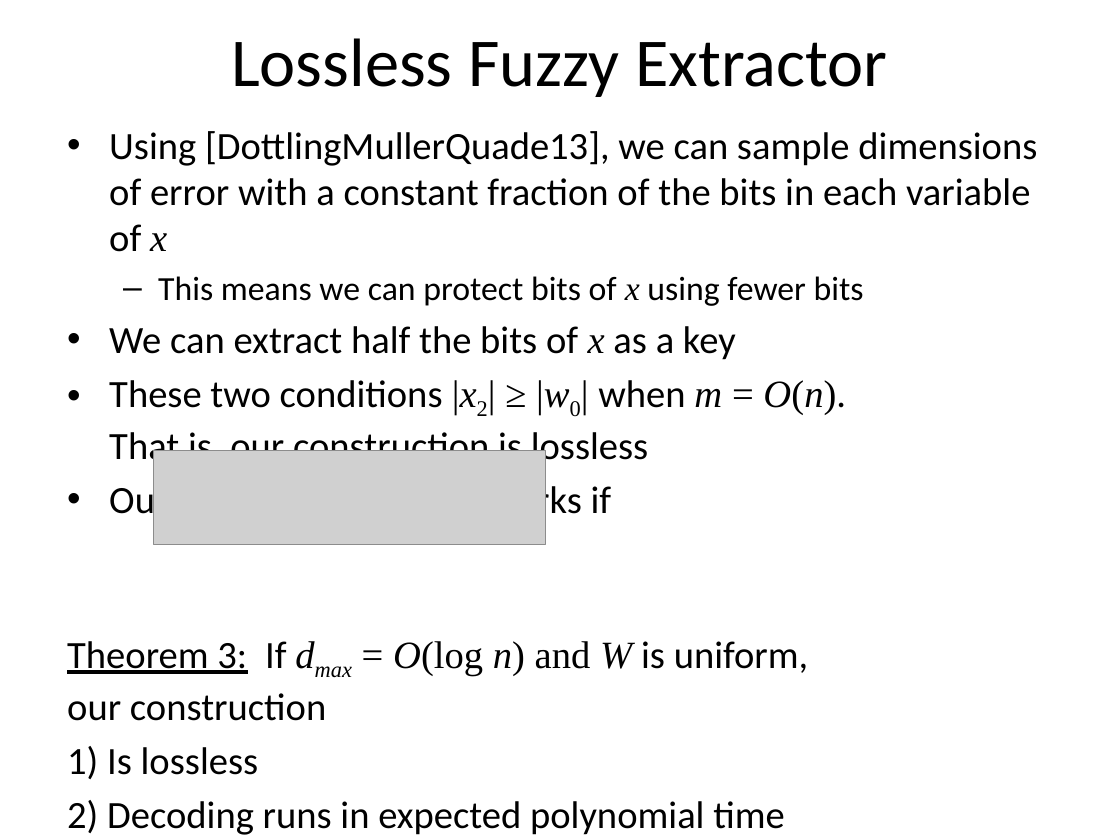
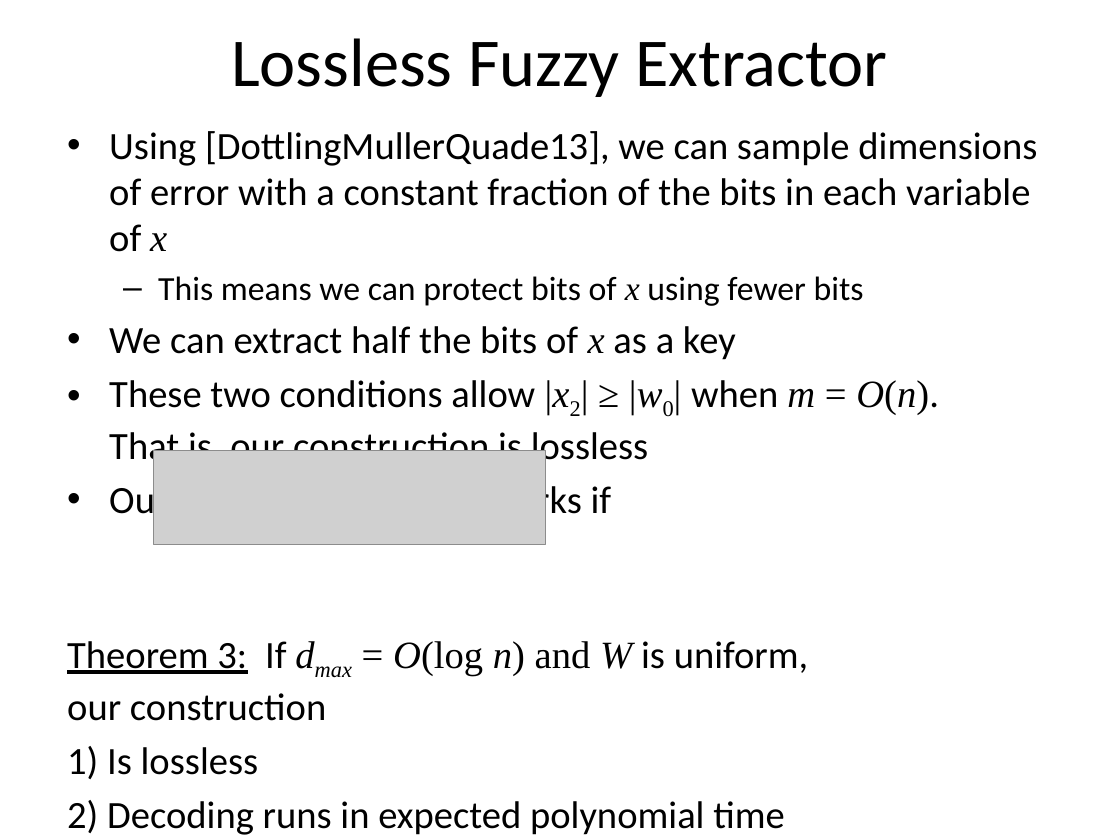
Before and after one commit to xianruimeng/comp-fuzzy-ext, a slide deck: slide 35 of ComputationalFuzzyExtractors.pptx. Drawn at 1120x840 pixels with LibreOffice and Linux fonts; fonts in the diff are those of the drawing; grey boxes stand for pictures. Boxes give left, top, right and bottom in pixels: in the first picture for what was removed or moved away, otherwise in the second. Text is boxed around its words. In the diff, an @@ line names an element or a change of style, - is before the commit and + after.

```diff
--- a/ComputationalFuzzyExtractors.pptx
+++ b/ComputationalFuzzyExtractors.pptx
@@ text at (109, 380, 939, 469): text changed @@
-• These two conditions |x2| ≥ |w0| when m = O(n).
-  That is, our construction is lossless
+• These two conditions allow |x2| ≥ |w0| when m = O(n).
+  That is, our construction is lossless
```
Also in this commit, not shown: 9 other slides changed, 4 slides added.
